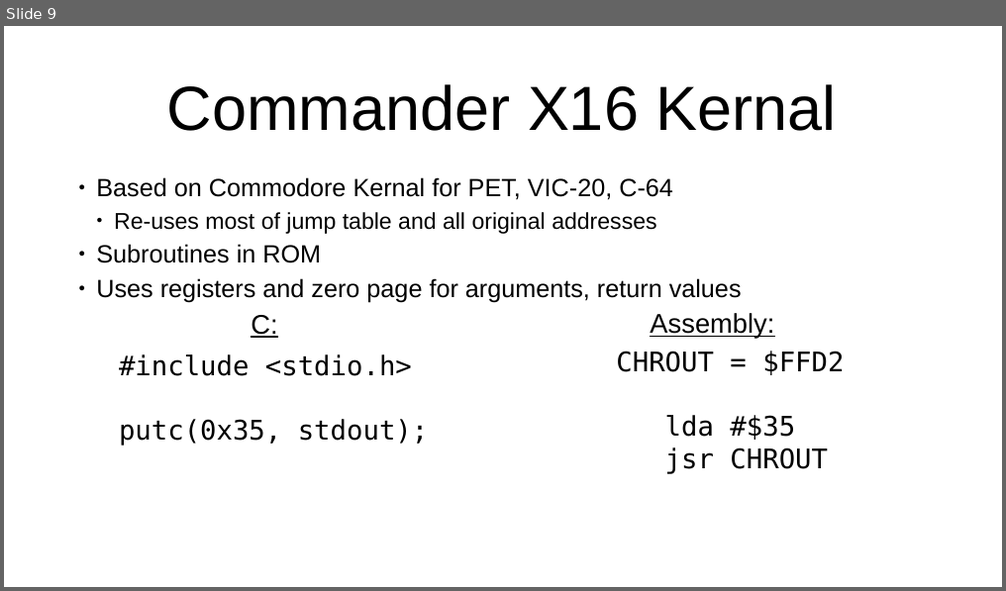
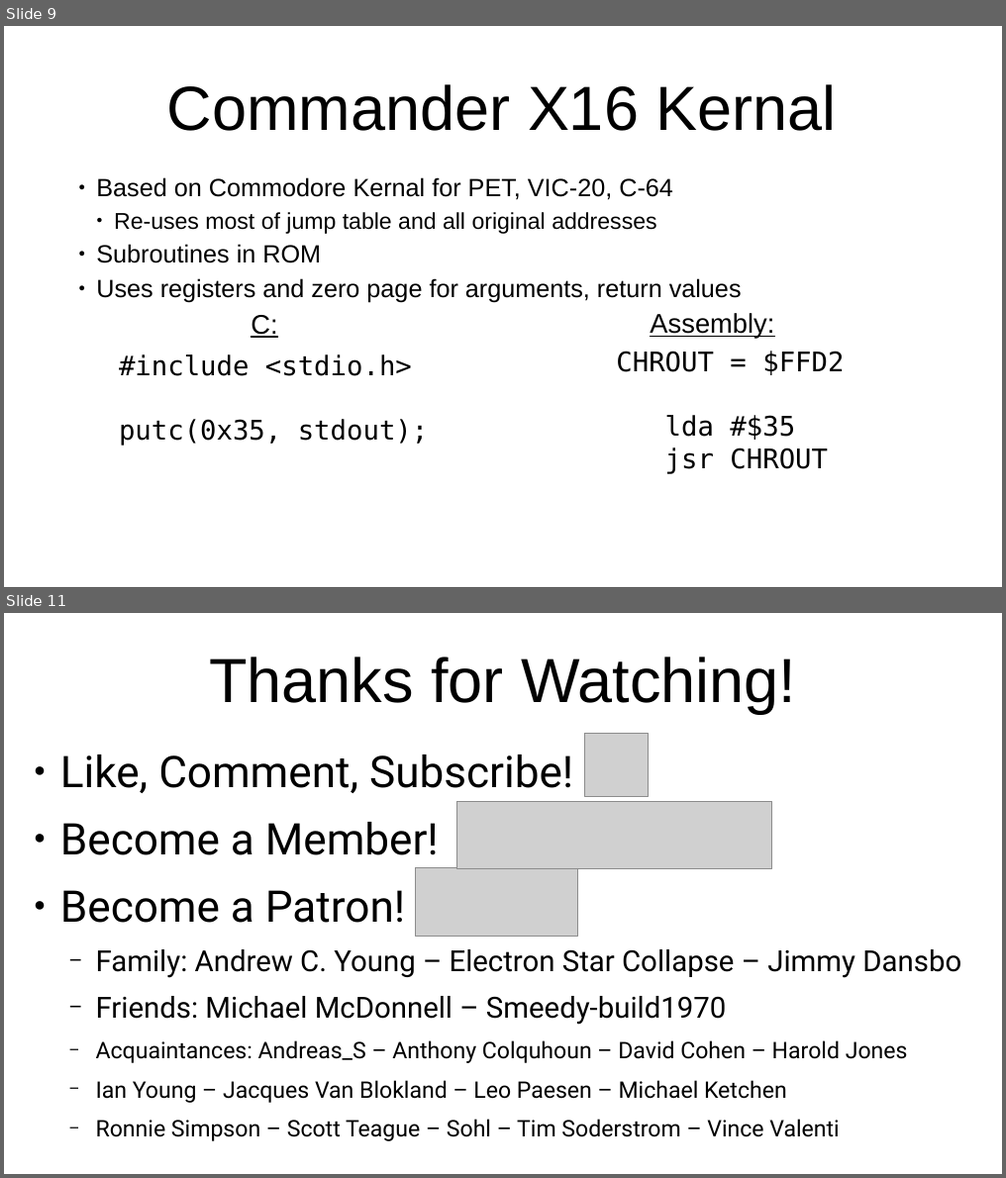
Before and after one commit to SlithyMatt/x16-assembly-tutorial, a slide deck: Lesson3/Lesson3.odp. Shown one above the other, each under a label of ours: slide 9 before the commit, slides 9 and 11 after it; the slides between them are not shown. The pictures are 1006x591 and 1006x1178 pixels, drawn with LibreOffice and Linux fonts; fonts in the diff are those of the drawing; grey boxes stand for pictures. Boxes give left, top, right and bottom in pixels: in the first picture for what was removed or moved away, otherwise in the second. Text is boxed around its words. In the diff, an @@ line names an element or a change of style, - is before the commit and + after.

```diff
--- a/Lesson3/Lesson3.odp
+++ b/Lesson3/Lesson3.odp
@@ slide 11 added at [4, 613, 1002, 1174], background #FFFFFF @@
@@ title added at [209, 657, 796, 713], 60 pt, text #000000 @@
+Thanks for Watching!
@@ text added at [60, 755, 961, 1142], 22 pt, text #000000 @@
+● Like, Comment, Subscribe!
+● Become a Member!
+● Become a Patron!
+  − Family: Andrew C. Young – Electron Star Collapse – Jimmy Dansbo
+  − Friends: Michael McDonnell – Smeedy-build1970
+  − Acquaintances: Andreas_S – Anthony Colquhoun – David Cohen – Harold Jones
+  − Ian Young – Jacques Van Blokland – Leo Paesen – Michael Ketchen
+  − Ronnie Simpson – Scott Teague – Sohl – Tim Soderstrom – Vince Valenti
@@ picture added at [584, 734, 648, 797] @@
@@ picture added at [456, 802, 772, 869] @@
@@ picture added at [416, 867, 578, 937] @@
```
Also in this commit, not shown: 7 slides changed, 1 other slide added, 4 slides removed, 2 other files.
